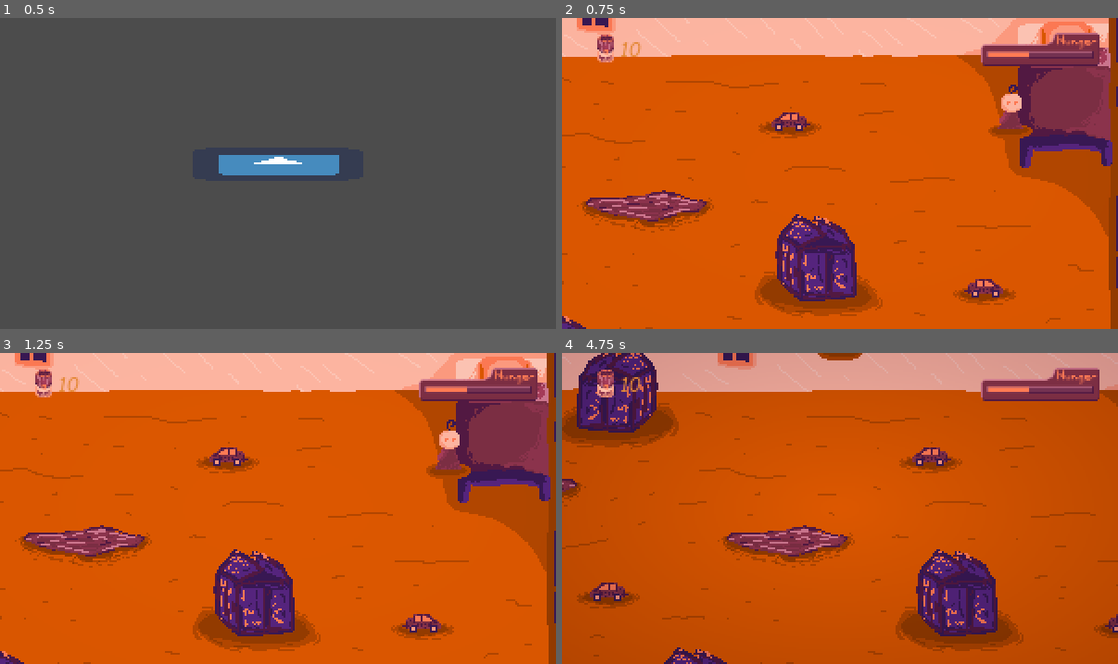
Above: before the commit, frames 1-4 (two rows, left to right).
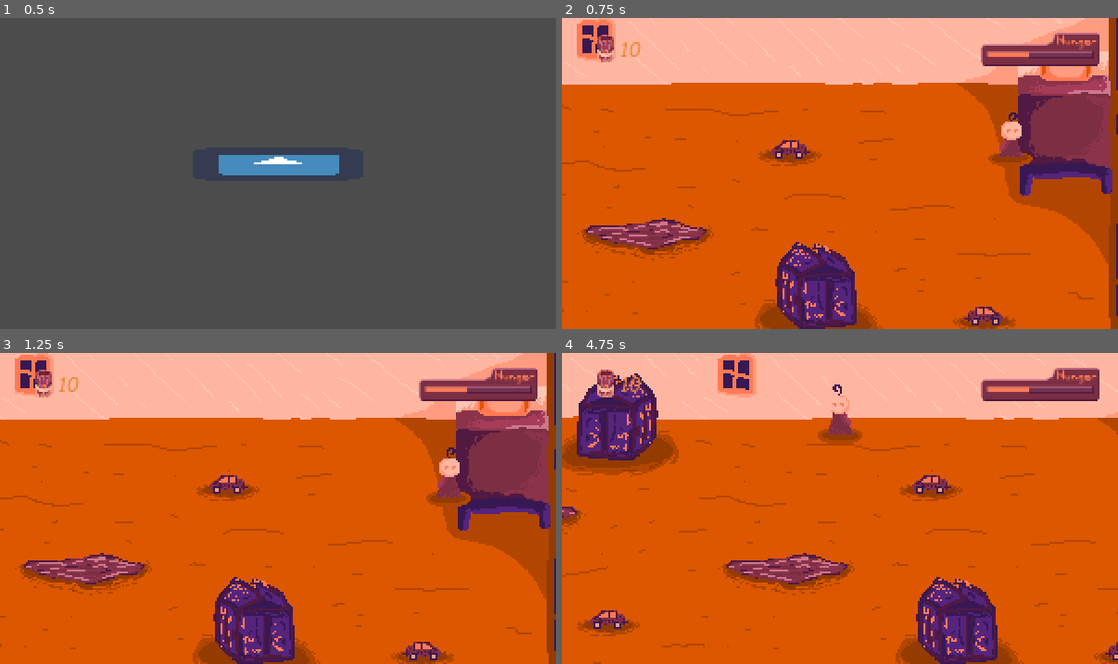
Above: after the commit, the same moments.

Repository: EdBarrancos/Operation_Ai_pain
Game: Godot game, scene res://Scenes/World.tscn
Same seed, same stepped clock (60 frames per second), same inputs: the game is played once before the commit and once after it. The engine's default icon, where the game draws it, is replaced by a stand-in: a white triangle on a blue panel in a dark square.
Inputs:
- Up to frame 1 (0.5 s): no input
- Up to frame 2 (0.75 s): tap Enter (ui_accept) at 0.5 s; hold D (RIGHT) from 0.53 s (still down); tap F (FEED) at 0.6 s
- Up to frame 3 (1.25 s): keep holding D (RIGHT); tap Enter (ui_accept) at 0.77 s
- Up to frame 4 (4.75 s): release D (RIGHT) at 1.28 s; hold S (DOWN) 1.28-2.03 s; tap T (TEST) at 1.35, 2.85, 4.35 s; tap Enter (ui_accept) at 1.52, 2.75, 3.02, 3.77, 4.52 s; hold D (RIGHT) 2.03-2.78 s; tap F (FEED) at 2.1, 3.6 s; hold W (UP) 2.78-3.53 s; hold A (LEFT) from 3.53 s (still down)

Frame 1 is identical in both runs. In frame 2, 28% of the frame differs, in the area x 0-100%, y 0-100%; in frame 3, 28%; in frame 4, 52%.

Commit message:
Add Walls | Fix Can Area Event

Diff:
--- a/OperationAi/Scenes/Room.tscn
+++ b/OperationAi/Scenes/Room.tscn
@@ -40,6 +40,9 @@
 shader = SubResource( 1 )
 shader_param/resolution = Vector2( 300, 168 )
 
+[sub_resource type="RectangleShape2D" id=3]
+extents = Vector2( 36.362, 52.7943 )
+
 [node name="Room" type="Node2D"]
 script = ExtResource( 5 )
 
@@ -51,6 +54,8 @@
 
 [node name="Player" parent="YSort" instance=ExtResource( 1 )]
 position = Vector2( -1.69079, 168.017 )
+upperLimit = 25
+lowerLimit = 330
 
 [node name="Boxes" type="Node2D" parent="YSort"]
 
@@ -88,6 +93,7 @@
 [node name="CanvasLayer" type="CanvasLayer" parent="."]
 
 [node name="VignetteShader" type="Sprite" parent="CanvasLayer"]
+visible = false
 modulate = Color( 0.223529, 0.0980392, 0.329412, 1 )
 material = SubResource( 2 )
 position = Vector2( 146.175, 84.6729 )
@@ -111,6 +117,29 @@
 margin_right = -237.0
 margin_bottom = -133.674
 
+[node name="MonsterFeedingArea" type="Area2D" parent="."]
+
+[node name="CollisionShape2D" type="CollisionShape2D" parent="MonsterFeedingArea"]
+position = Vector2( 243.439, 95.4417 )
+shape = SubResource( 3 )
+__meta__ = {
+"_edit_group_": true
+}
+
+[node name="Walls" type="StaticBody2D" parent="."]
+
+[node name="CollisionPolygon2D" type="CollisionPolygon2D" parent="Walls"]
+polygon = PoolVector2Array( -271.064, 19.0391, -270.223, 59.4021, 270.473, 60.6635, 270.894, 18.1982 )
+
+[node name="CollisionPolygon2D2" type="CollisionPolygon2D" parent="Walls"]
+polygon = PoolVector2Array( -301.671, 60.3821, -270.935, 57.264, -270.044, 336.561, -300.78, 334.333 )
+
+[node name="CollisionPolygon2D3" type="CollisionPolygon2D" parent="Walls"]
+polygon = PoolVector2Array( -271.86, 334.868, -271.86, 311.851, 298.414, 311.454, 298.811, 335.265 )
+
+[node name="CollisionPolygon2D4" type="CollisionPolygon2D" parent="Walls"]
+polygon = PoolVector2Array( 271.602, 314.386, 296.409, 314.807, 298.931, 15.4476, 266.136, 17.5498, 268.659, 59.5947, 273.134, 205.79 )
+
 [connection signal="body_entered" from="YSort/SoupHandler/Soup" to="YSort/SoupHandler" method="_on_Soup_body_entered"]
 [connection signal="body_entered" from="YSort/SoupHandler/Soup2" to="YSort/SoupHandler" method="_on_Soup2_body_entered"]
 [connection signal="body_entered" from="YSort/SoupHandler/Soup3" to="YSort/SoupHandler" method="_on_Soup3_body_entered"]
--- a/OperationAi/Scripts/SoupHandler.gd
+++ b/OperationAi/Scripts/SoupHandler.gd
@@ -39,34 +39,36 @@
 func _on_Soup2_body_entered(body):
 	if not lock:
 		if availableSoups[1]:
-			availableSoups[1] = false
-			currentFound += 1
-			get_parent().get_parent().FoundCan(cutsceneImages[currentFound-1], dialogueLines[currentFound-1])
+			if get_parent().get_parent().player == body:
+				availableSoups[1] = false
+				currentFound += 1
+				get_parent().get_parent().FoundCan(cutsceneImages[currentFound-1], dialogueLines[currentFound-1])
 
 func _on_Soup_body_entered(body):
 	if not lock:
 		if availableSoups[0]:
-			print(lock)
-			print(availableSoups[0])
-			availableSoups[0] = false
-			currentFound += 1
-			get_parent().get_parent().FoundCan(cutsceneImages[currentFound-1], dialogueLines[currentFound-1])
+			if get_parent().get_parent().player == body:
+				availableSoups[0] = false
+				currentFound += 1
+				get_parent().get_parent().FoundCan(cutsceneImages[currentFound-1], dialogueLines[currentFound-1])
 
 
 func _on_Soup3_body_entered(body):
 	if not lock:
 		if availableSoups[2]:
-			availableSoups[2] = false
-			currentFound += 1
-			get_parent().get_parent().FoundCan(cutsceneImages[currentFound-1], dialogueLines[currentFound-1])
+			if get_parent().get_parent().player == body:
+				availableSoups[2] = false
+				currentFound += 1
+				get_parent().get_parent().FoundCan(cutsceneImages[currentFound-1], dialogueLines[currentFound-1])
 
 
 func _on_Soup4_body_entered(body):
 	if not lock:
 		if availableSoups[3]:
-			availableSoups[3] = false
-			currentFound += 1
-			get_parent().get_parent().FoundCan(cutsceneImages[currentFound-1], dialogueLines[currentFound-1])
+			if get_parent().get_parent().player == body:
+				availableSoups[3] = false
+				currentFound += 1
+				get_parent().get_parent().FoundCan(cutsceneImages[currentFound-1], dialogueLines[currentFound-1])
 
 func save_dict():
 	var save_dict = {
Not shown: 1 places in OperationAi/Scenes/Room.tscn that only renumber resources
